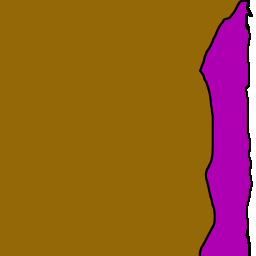
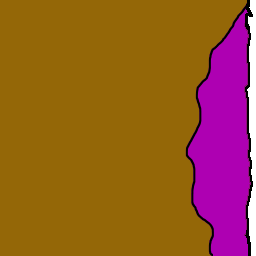
Layer changes from the first 256x256 image to the second:
hid "N3XR Top", painted on it over [185,0,247,256]
added layer "N3XR Top-New" above "N3XR Middle-New" over [185,0,247,256]
